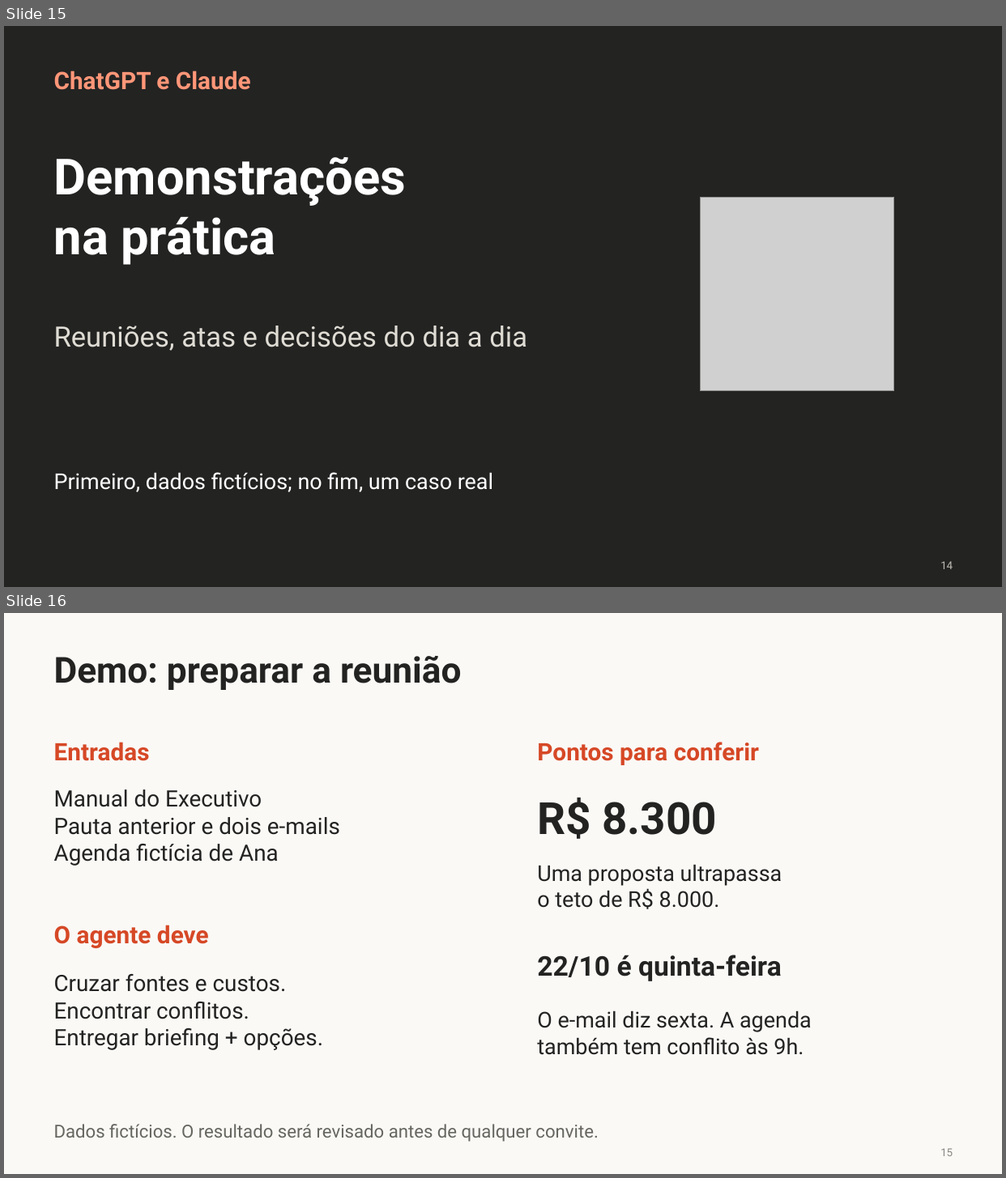
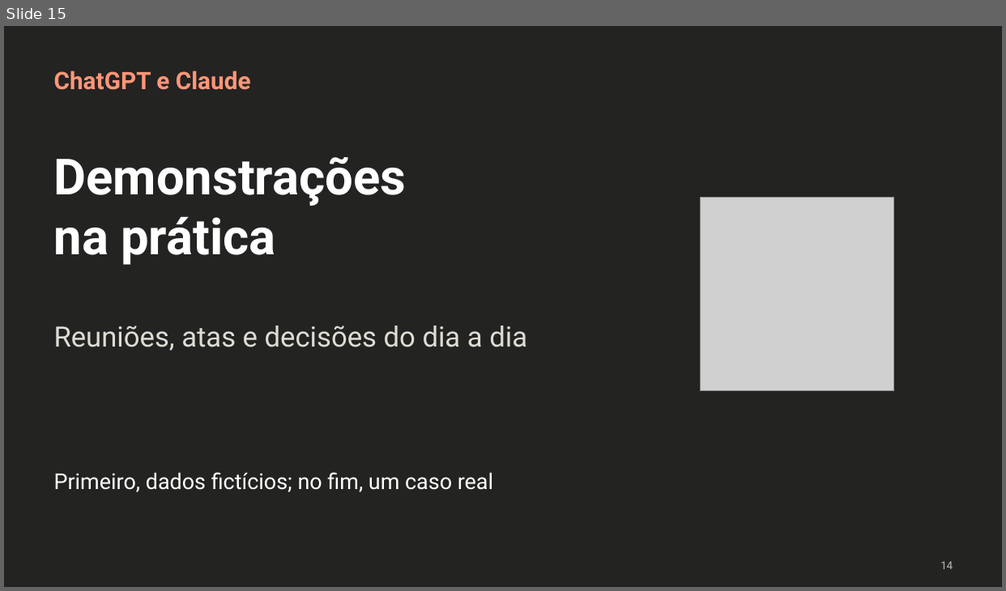
Before and after one commit to LawrenceTeixeira/Secretariado, a slide deck: Lawrence Teixeira - Agentes de IA.pptx. Shown one above the other, each under a label of ours: slides 15 and 16 before the commit, slide 15 after it. The pictures are 1006x1178 and 1006x591 pixels, drawn with LibreOffice and Linux fonts; fonts in the diff are those of the drawing; grey boxes stand for pictures. Boxes give left, top, right and bottom in pixels: in the first picture for what was removed or moved away, otherwise in the second. Text is boxed around its words. In the diff, an @@ line names an element or a change of style, - is before the commit and + after.

Commit message:
Atualiza a apresentação "Lawrence Teixeira - Agentes de IA.pptx" com novas informações e ajustes.

```diff
--- a/Lawrence Teixeira - Agentes de IA.pptx
+++ b/Lawrence Teixeira - Agentes de IA.pptx
@@ slide 16 removed at bbox=[4, 613, 1002, 1174], background #FAF9F6 @@
@@ text removed at bbox=[54, 656, 462, 690] @@
-Demo: preparar a reunião
@@ text removed at bbox=[54, 742, 150, 761] @@
-Entradas
@@ text removed at bbox=[537, 742, 759, 765] @@
-Pontos para conferir
@@ text removed at bbox=[54, 790, 340, 866] @@
-Manual do Executivo
-Pauta anterior e dois e-mails
-Agenda fictícia de Ana
@@ text removed at bbox=[537, 798, 717, 839] @@
-R$ 8.300
@@ text removed at bbox=[537, 864, 782, 909] @@
-Uma proposta ultrapassa
-o teto de R$ 8.000.
@@ text removed at bbox=[54, 925, 209, 948] @@
-O agente deve
@@ text removed at bbox=[54, 974, 323, 1050] @@
-Cruzar fontes e custos.
-Encontrar conflitos.
-Entregar briefing + opções.
@@ text removed at bbox=[537, 955, 782, 982] @@
-22/10 é quinta-feira
@@ text removed at bbox=[537, 1011, 812, 1055] @@
-O e-mail diz sexta. A agenda
-também tem conflito às 9h.
@@ text removed at bbox=[54, 1124, 598, 1142] @@
-Dados fictícios. O resultado será revisado antes de qualquer convite.
@@ text removed at bbox=[940, 1148, 953, 1157] @@
-15
```
Also in this commit, not shown: 1 other slide removed.
